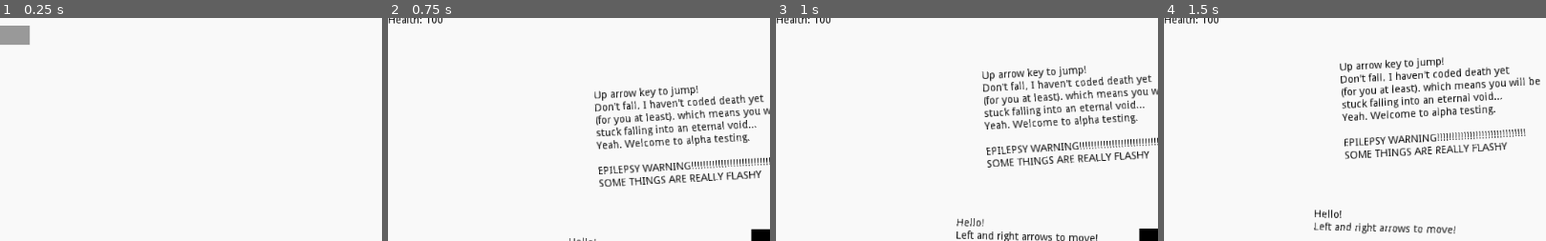
Above: before the commit, frames 1-4 (left to right).
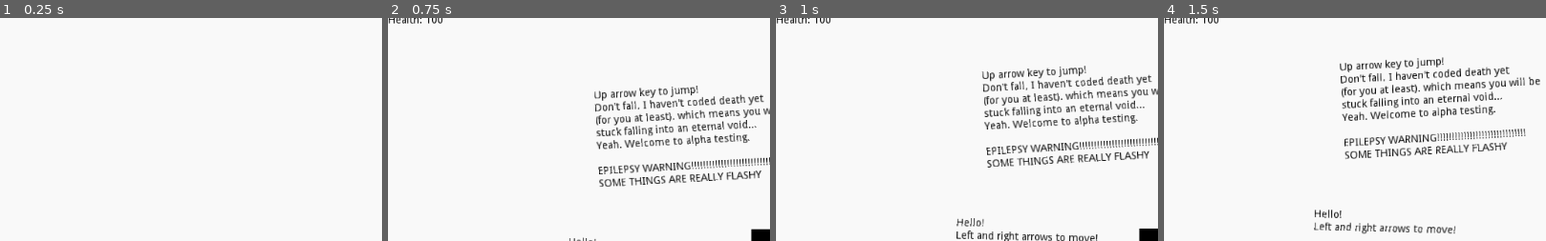
Above: after the commit, the same moments.

Repository: RavenJFelix/Square
Game: Godot game, scene res://gui/intro/intro-menu.tscn
Two runs of this game, one before a commit and one after it. Both use one fixed random seed, a clock stepped at 60 frames per second and the inputs below. This scene is started directly instead of the project's main scene.
Inputs:
- Up to frame 1 (0.25 s): no input
- Up to frame 2 (0.75 s): click "Play" at 0.5 s
- Up to frame 3 (1 s): no input
- Up to frame 4 (1.5 s): hold Right (ui_right) from 1.28 s (still down)
The pictures show only the part of the screen within x 0-50%, y 1-51%; the shares and areas given below are measured in that part.

The runs differ from the first frame. In frame 1, 0.7% of the frame differs, in the area x 0-8%, y 3-12%; in frame 2, nothing differs; in frame 3, nothing differs; in frame 4, nothing differs.

Commit message:
Improve button theme aesthetics

Diff:
--- a/resourcez/themz/default_scene.tres
+++ b/resourcez/themz/default_scene.tres
@@ -5,21 +5,25 @@
 [sub_resource type="StyleBoxFlat" id=1]
 
 [sub_resource type="StyleBoxFlat" id=2]
+bg_color = Color( 1, 1, 1, 1 )
 
 [sub_resource type="StyleBoxFlat" id=3]
+bg_color = Color( 0, 0, 0, 1 )
 
 [sub_resource type="StyleBoxFlat" id=4]
+bg_color = Color( 1, 1, 1, 0 )
 
 [sub_resource type="StyleBoxFlat" id=5]
+bg_color = Color( 0, 0, 0, 1 )
 
 [sub_resource type="StyleBoxEmpty" id=6]
 
 [resource]
 default_font = ExtResource( 1 )
-Button/colors/font_color = Color( 0.878431, 0.878431, 0.878431, 1 )
+Button/colors/font_color = Color( 0, 0, 0, 1 )
 Button/colors/font_color_disabled = Color( 0.9, 0.9, 0.9, 0.2 )
-Button/colors/font_color_hover = Color( 0.941176, 0.941176, 0.941176, 1 )
-Button/colors/font_color_pressed = Color( 1, 1, 1, 1 )
+Button/colors/font_color_hover = Color( 1, 1, 1, 1 )
+Button/colors/font_color_pressed = Color( 0, 0, 0, 1 )
 Button/constants/hseparation = 2
 Button/fonts/font = ExtResource( 1 )
 Button/styles/disabled = SubResource( 1 )
